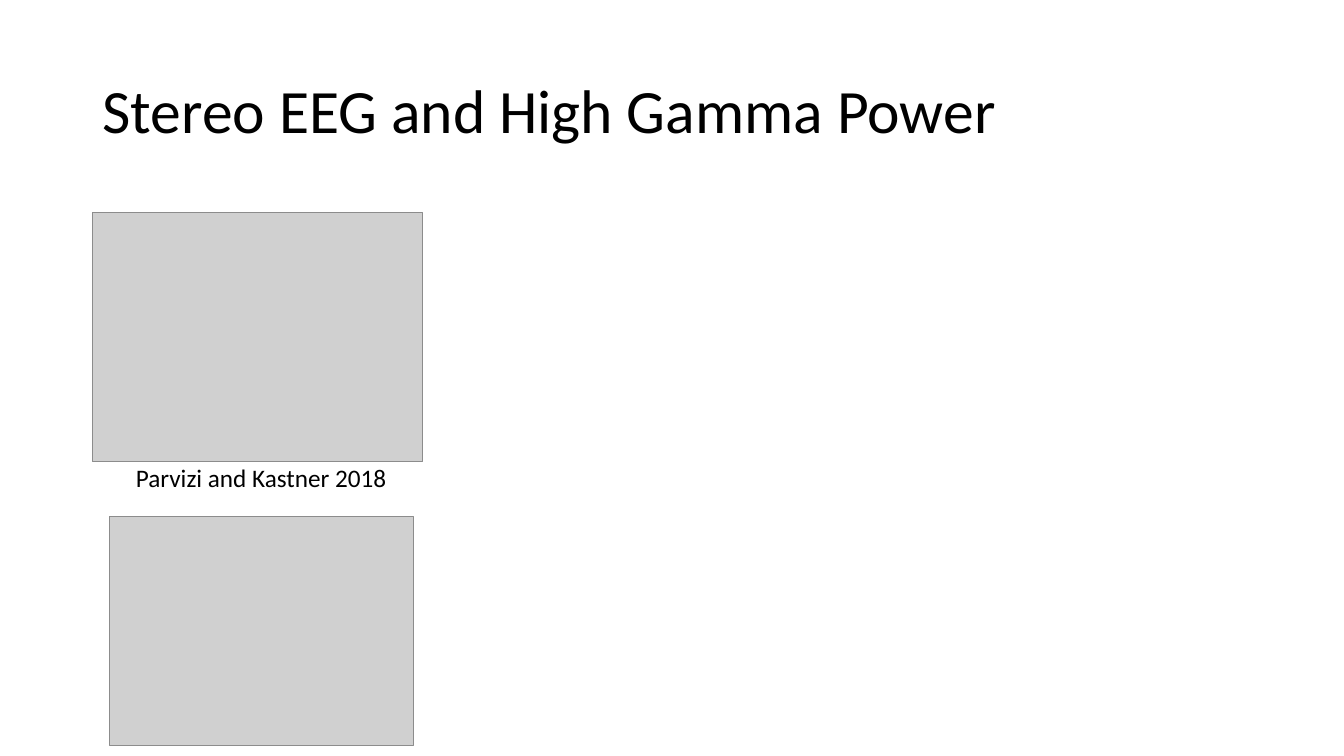
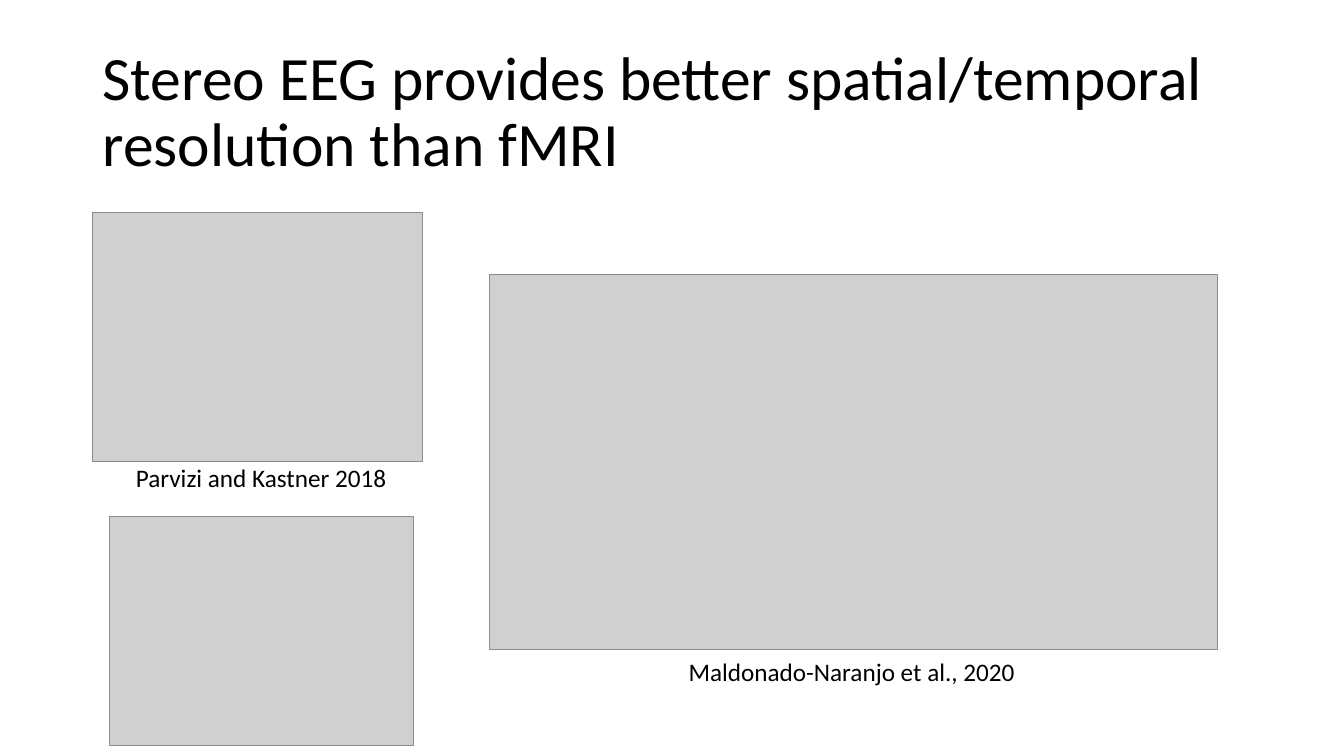
Before and after one commit to jimzhang629/third_year_talk, a slide deck: slide 41 of thirdYearTalk_JZ1.pptx (slide 28 before the commit). Drawn at 1344x756 pixels with LibreOffice and Linux fonts; fonts in the diff are those of the drawing; grey boxes stand for pictures. Boxes give left, top, right and bottom in pixels: in the first picture for what was removed or moved away, otherwise in the second. Text is boxed around its words. In the diff, an @@ line names an element or a change of style, - is before the commit and + after.

```diff
--- a/thirdYearTalk_JZ1.pptx
+++ b/thirdYearTalk_JZ1.pptx
@@ title at (102,57,1201,167): text changed @@
-Stereo EEG and High Gamma Power
+Stereo EEG provides better spatial/temporal resolution than fMRI
@@ picture added at (490,274,1219,649) @@
@@ text added at (689,663,1014,686), 18 pt, text #000000 @@
+Maldonado-Naranjo et al., 2020
```
Also in this commit, not shown: 14 other slides changed, 22 slides added, 1 slide removed.
